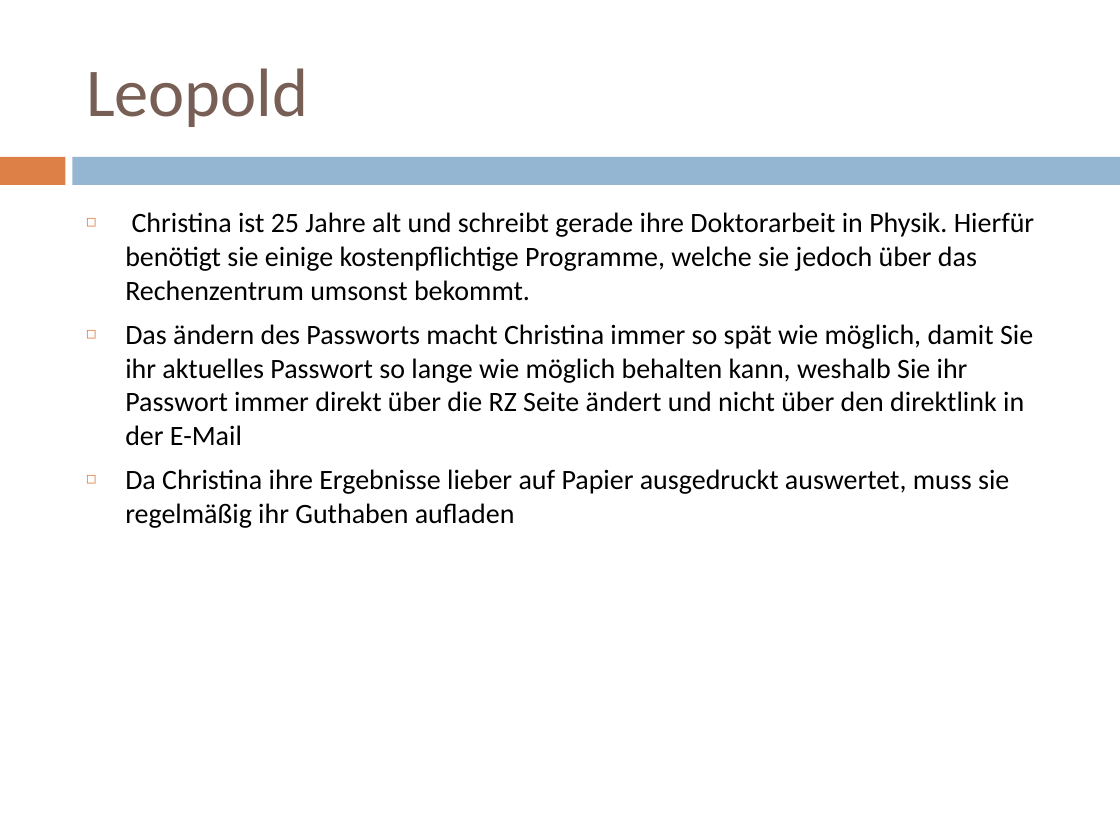
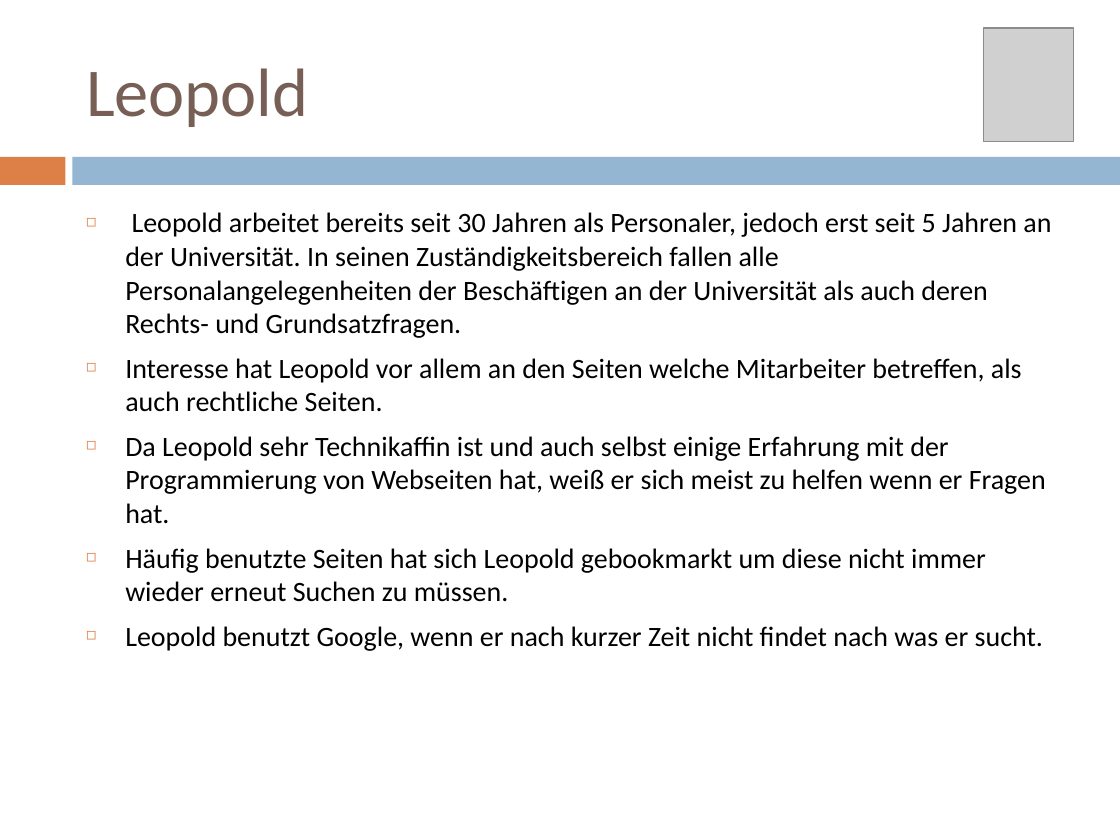
Before and after one commit to pinkdroyd/redesign-ur-rz, a slide deck: slide 19 of Personas und Szenarien/Personas_Redsign_RZ.pptx. Drawn at 1120x840 pixels with LibreOffice and Linux fonts; fonts in the diff are those of the drawing; grey boxes stand for pictures. Boxes give left, top, right and bottom in pixels: in the first picture for what was removed or moved away, otherwise in the second. Text is boxed around its words. In the diff, an @@ line names an element or a change of style, - is before the commit and + after.

```diff
--- a/Personas und Szenarien/Personas_Redsign_RZ.pptx
+++ b/Personas und Szenarien/Personas_Redsign_RZ.pptx
@@ picture added at [983, 28, 1074, 141] @@
@@ text at [125, 212, 1051, 651]: text changed @@
-◻ Christina ist 25 Jahre alt und schreibt gerade ihre Doktorarbeit in Physik. Hierfür benötigt sie einige kostenpflichtige Programme, welche sie jedoch über das Rechenzentrum umsonst bekommt.
-◻ Das ändern des Passworts macht Christina immer so spät wie möglich, damit Sie ihr aktuelles Passwort so lange wie möglich behalten kann, weshalb Sie ihr Passwort immer direkt über die RZ Seite ändert und nicht über den direktlink in der E-Mail
-◻ Da Christina ihre Ergebnisse lieber auf Papier ausgedruckt auswertet, muss sie regelmäßig ihr Guthaben aufladen
+◻ Leopold arbeitet bereits seit 30 Jahren als Personaler, jedoch erst seit 5 Jahren an der Universität. In seinen Zuständigkeitsbereich fallen alle Personalangelegenheiten der Beschäftigen an der Universität als auch deren Rechts- und Grundsatzfragen.
+◻ Interesse hat Leopold vor allem an den Seiten welche Mitarbeiter betreffen, als auch rechtliche Seiten.
+◻ Da Leopold sehr Technikaffin ist und auch selbst einige Erfahrung mit der Programmierung von Webseiten hat, weiß er sich meist zu helfen wenn er Fragen hat.
+◻ Häufig benutzte Seiten hat sich Leopold gebookmarkt um diese nicht immer wieder erneut Suchen zu müssen.
+◻ Leopold benutzt Google, wenn er nach kurzer Zeit nicht findet nach was er sucht.
```
Also in this commit, not shown: 9 other slides changed.
